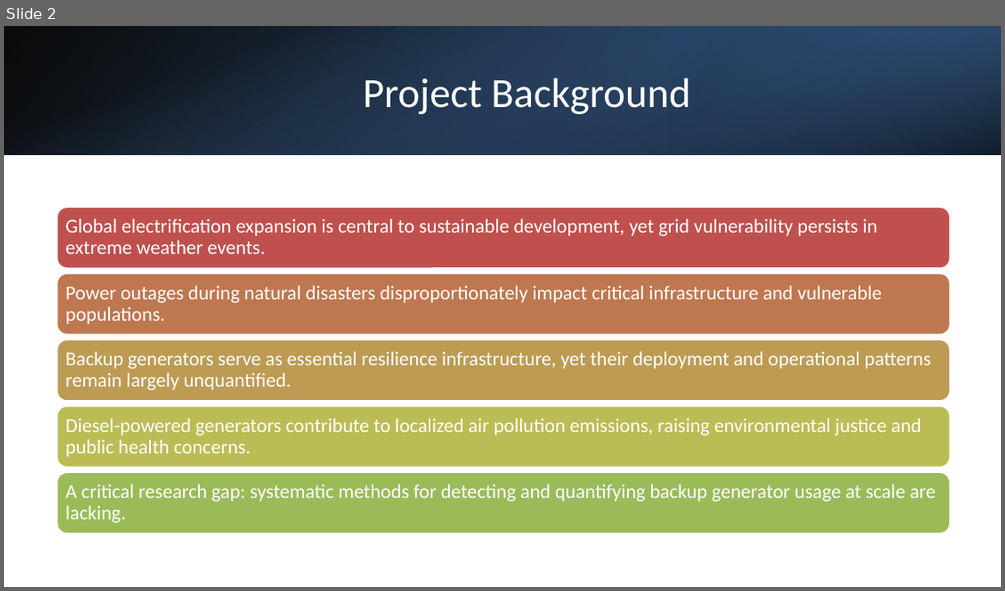
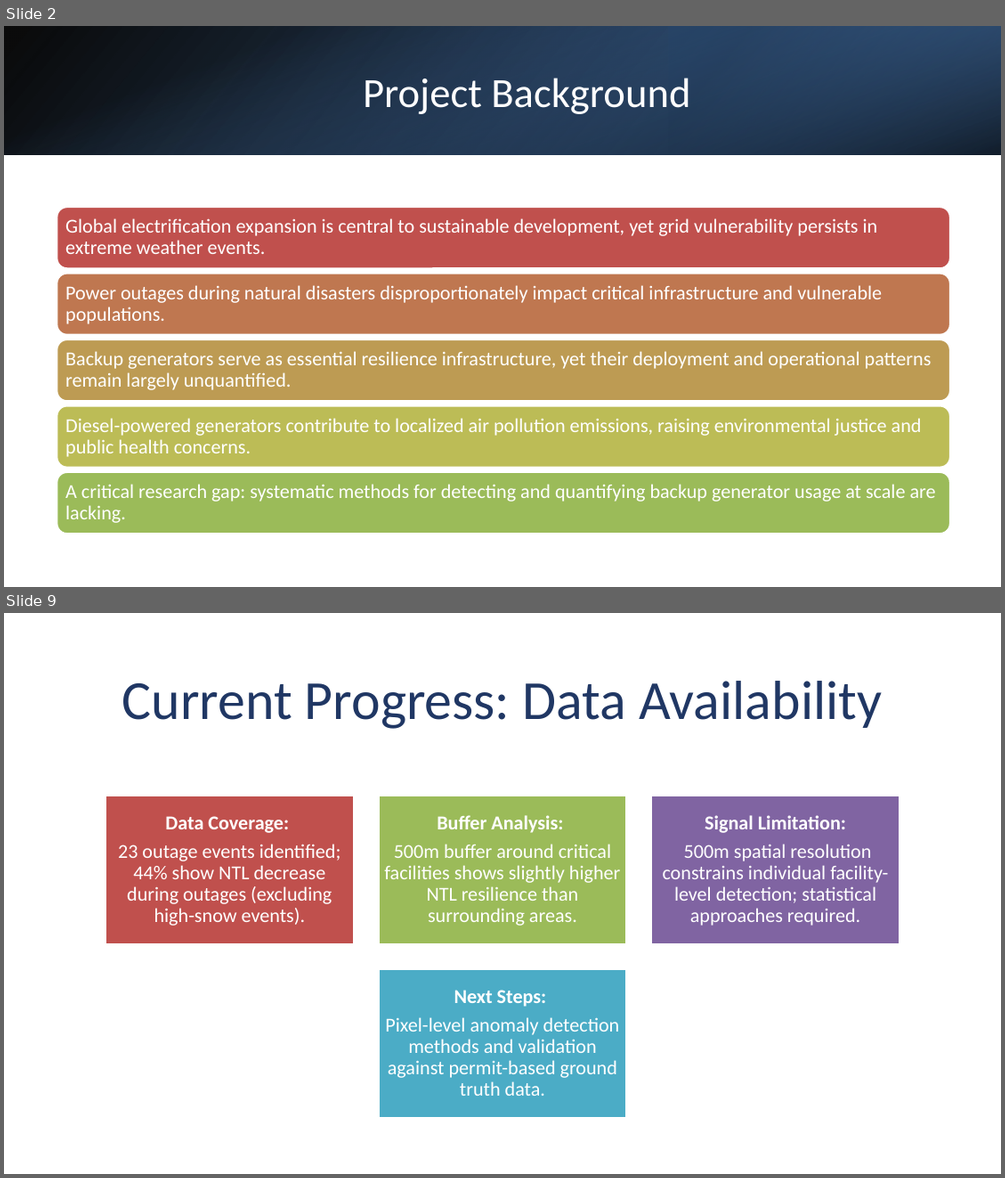
Before and after one commit to ZhiyuanZhaoMicheal/Practicum, a slide deck: docs/Backup_Generator_Project.pptx. Shown one above the other, each under a label of ours: slide 2 before the commit, slides 2 and 9 after it; the slides between them are not shown. The pictures are 1005x591 and 1005x1178 pixels, drawn with LibreOffice and Linux fonts; fonts in the diff are those of the drawing. Boxes give left, top, right and bottom in pixels: in the first picture for what was removed or moved away, otherwise in the second. Text is boxed around its words. In the diff, an @@ line names an element or a change of style, - is before the commit and + after.

```diff
--- a/docs/Backup_Generator_Project.pptx
+++ b/docs/Backup_Generator_Project.pptx
@@ slide 9 added at (x1=4, y1=613, x2=1001, y2=1174), background #FFFFFF @@
@@ title added at (x1=122, y1=681, x2=882, y2=729), 53 pt, text #203764 @@
+Current Progress: Data Availability
@@ group added at (x1=105, y1=795, x2=900, y2=1118): 4 rectangles, 4 texts @@
+Data Coverage:
+23 outage events identified; 44% show NTL decrease during outages (excluding high-snow events).
+Buffer Analysis:
+500m buffer around critical facilities shows slightly higher NTL resilience than surrounding areas.
+Signal Limitation:
+500m spatial resolution constrains individual facility-level detection; statistical approaches required.
+Next Steps:
+Pixel-level anomaly detection methods and validation against permit-based ground truth data.
```
Also in this commit, not shown: 3 slides changed, 4 other slides added, 2 slides removed, 3 other files.
